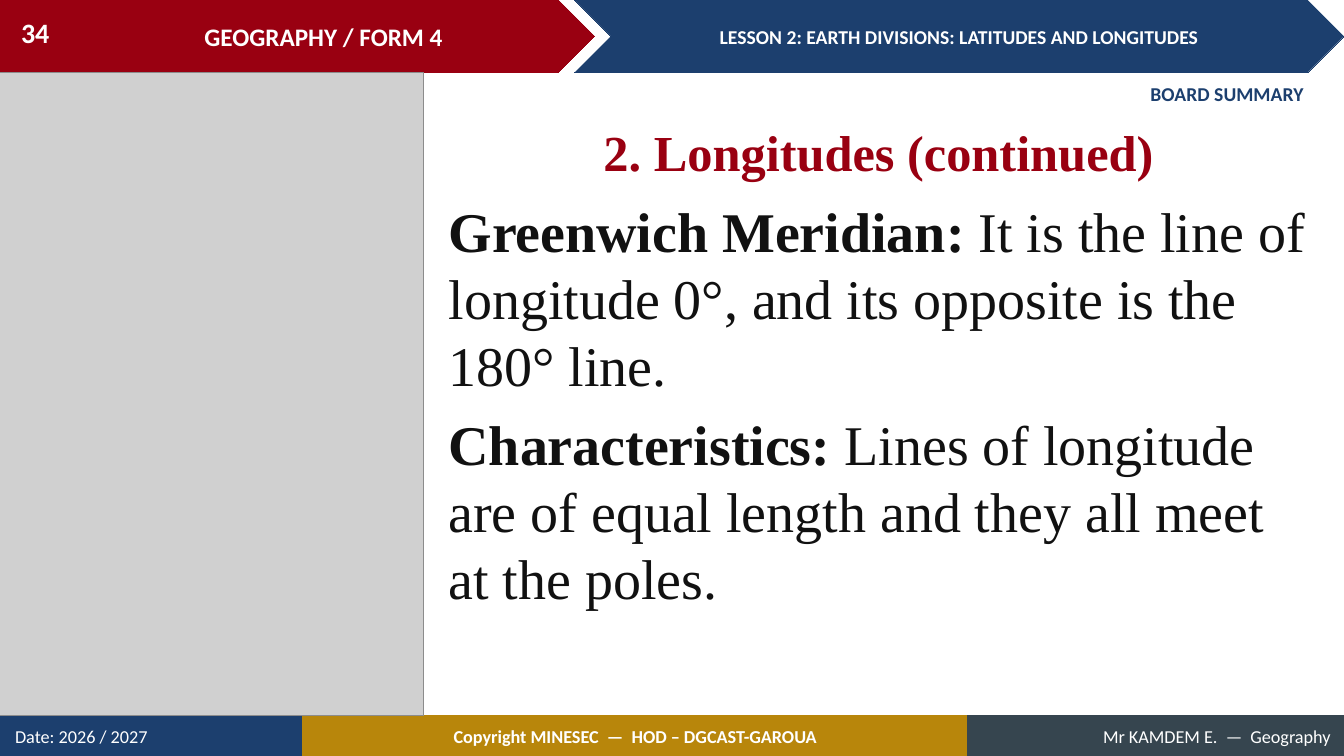
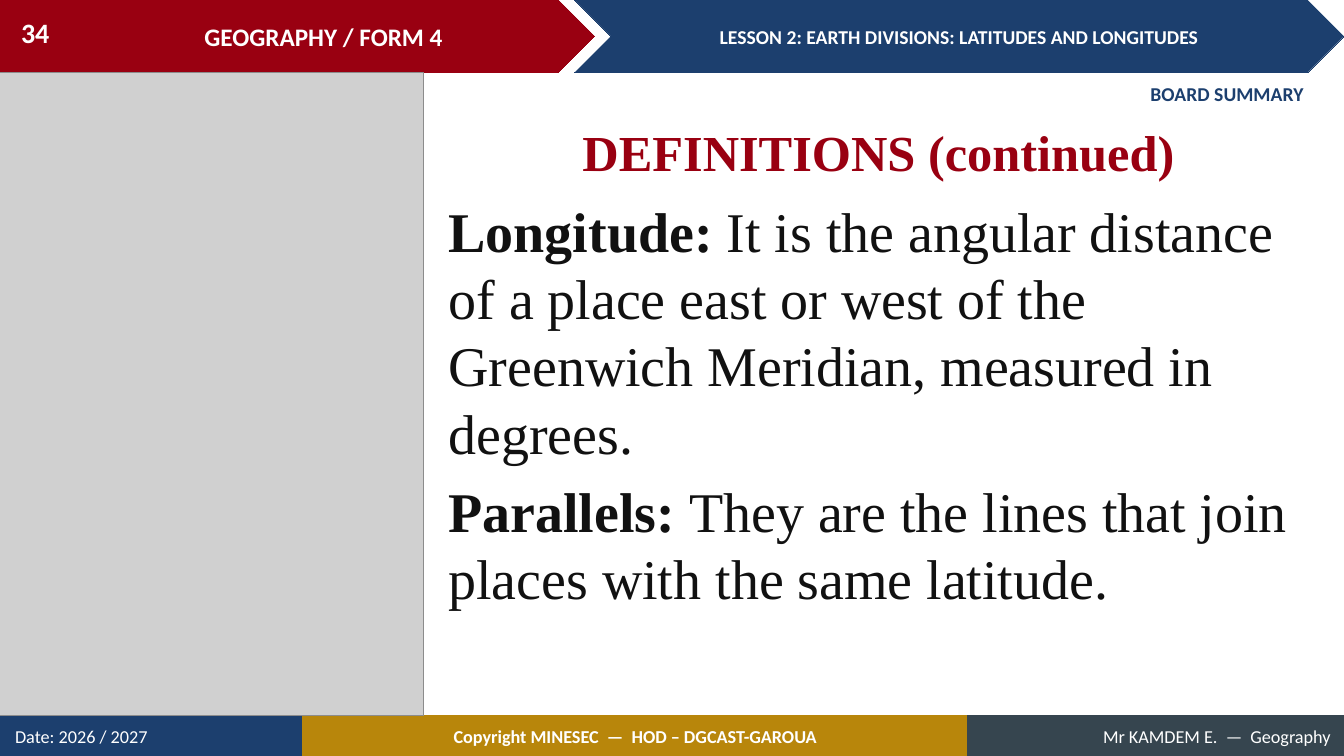
Before and after one commit to Berthautk/linea-github, a slide deck: slide 34 of lecons/F3/03_FORM4_LESSON02_Latitudes_and_Longitudes.pptx. Drawn at 1344x756 pixels with LibreOffice and Linux fonts; fonts in the diff are those of the drawing; grey boxes stand for pictures. Boxes give left, top, right and bottom in pixels: in the first picture for what was removed or moved away, otherwise in the second. Text is boxed around its words. In the diff, an @@ line names an element or a change of style, - is before the commit and + after.

```diff
--- a/lecons/F3/03_FORM4_LESSON02_Latitudes_and_Longitudes.pptx
+++ b/lecons/F3/03_FORM4_LESSON02_Latitudes_and_Longitudes.pptx
@@ text at (582,136,1174,181): text changed @@
-2. Longitudes (continued)
+DEFINITIONS (continued)
@@ text at (449,213,1287,610): text changed @@
-Greenwich Meridian: It is the line of longitude 0°, and its opposite is the 180° line.
-Characteristics: Lines of longitude are of equal length and they all meet at the poles.
+Longitude: It is the angular distance of a place east or west of the Greenwich Meridian, measured in degrees.
+Parallels: They are the lines that join places with the same latitude.
```
Also in this commit, not shown: 16 other slides changed, 15 slides added, 2 slides removed, 10 other files.
